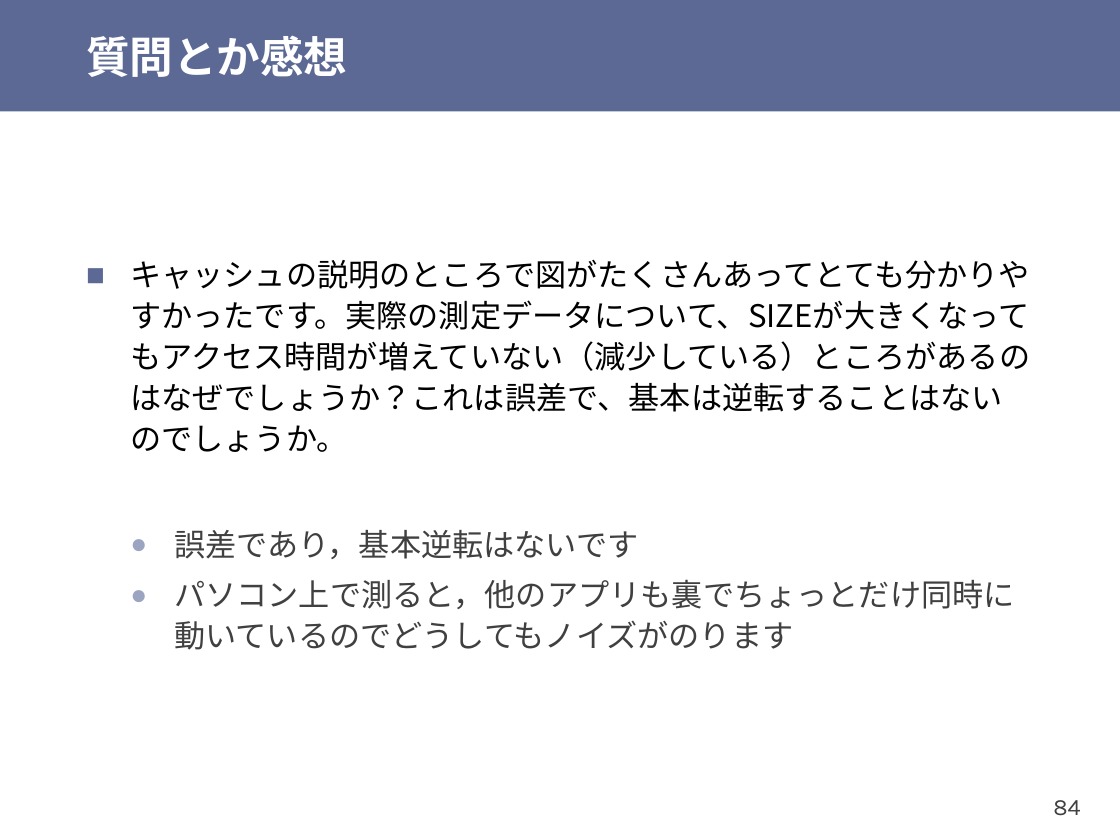
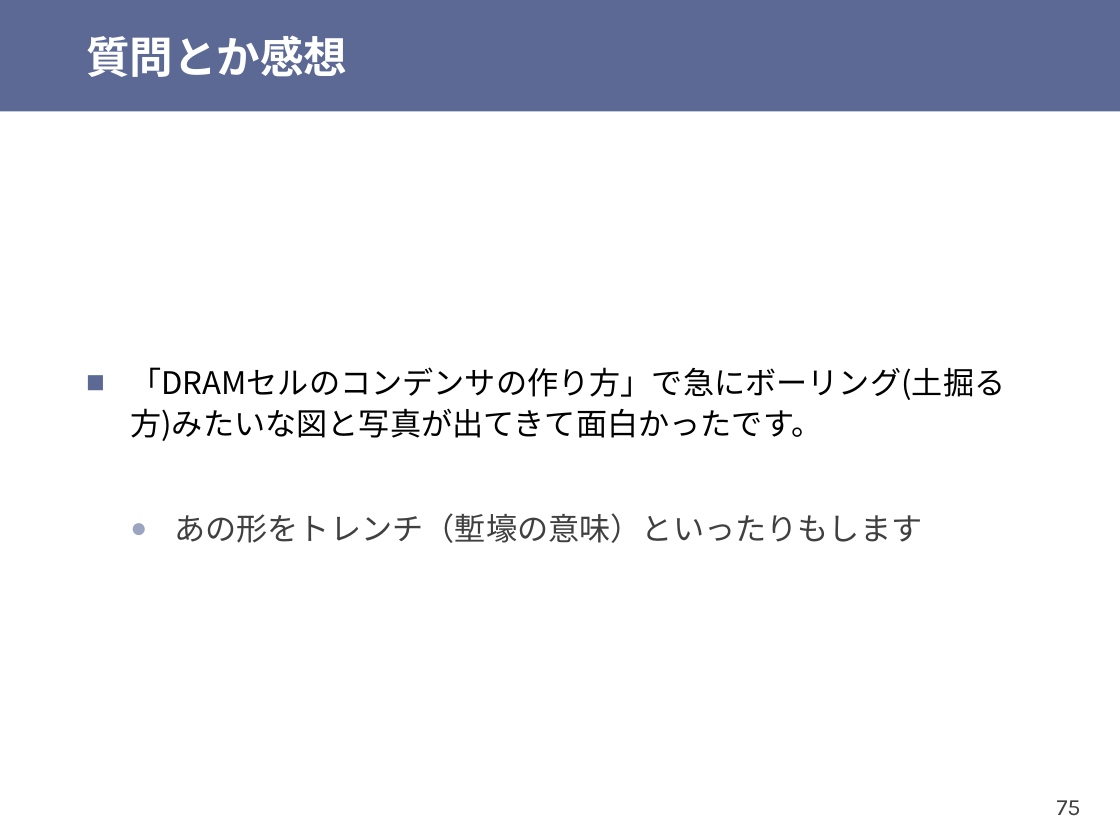
Before and after one commit to shioyadan/otya-computer-architecture-i, a slide deck: slide 75 of cai-shioya-10.pptx (slide 84 before the commit). Drawn at 1120x840 pixels with LibreOffice and Linux fonts; fonts in the diff are those of the drawing. Boxes give left, top, right and bottom in pixels: in the first picture for what was removed or moved away, otherwise in the second. Text is boxed around its words. In the diff, an @@ line names an element or a change of style, - is before the commit and + after.

```diff
--- a/cai-shioya-10.pptx
+++ b/cai-shioya-10.pptx
@@ text at box(130, 367, 1005, 543): text changed @@
-■ キャッシュの説明のところで図がたくさんあってとても分かりやすかったです。実際の測定データについて、SIZEが大きくなってもアクセス時間が増えていない（減少している）ところがあるのはなぜでしょうか？これは誤差で、基本は逆転することはないのでしょうか。
-  ● 誤差であり，基本逆転はないです
-  ● パソコン上で測ると，他のアプリも裏でちょっとだけ同時に動いているのでどうしてもノイズがのります
+■ 「DRAMセルのコンデンサの作り方」で急にボーリング(土掘る方)みたいな図と写真が出てきて面白かったです。
+  ● あの形をトレンチ（塹壕の意味）といったりもします
@@ page number at box(1057, 800, 1081, 816): text changed @@
-84
+75
```
Also in this commit, not shown: 25 other slides changed, 2 slides added, 25 slides removed, 1 other file.
